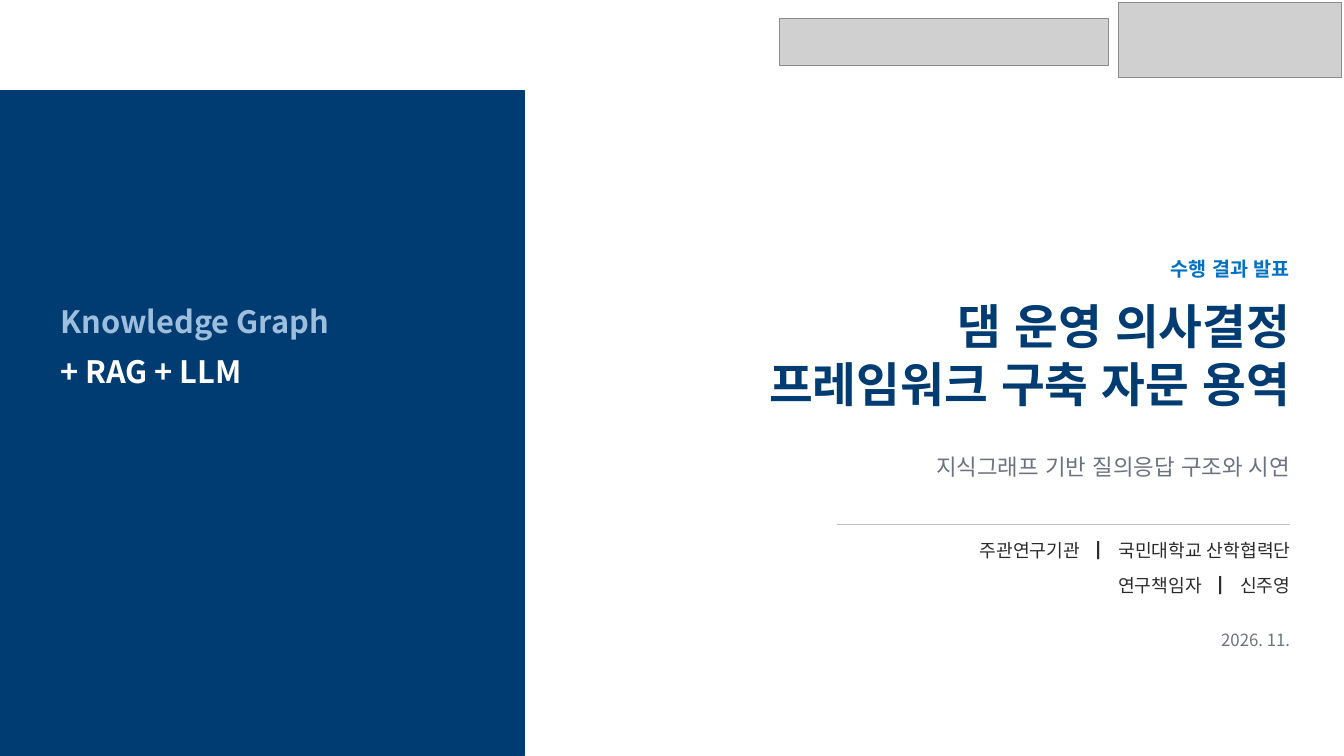
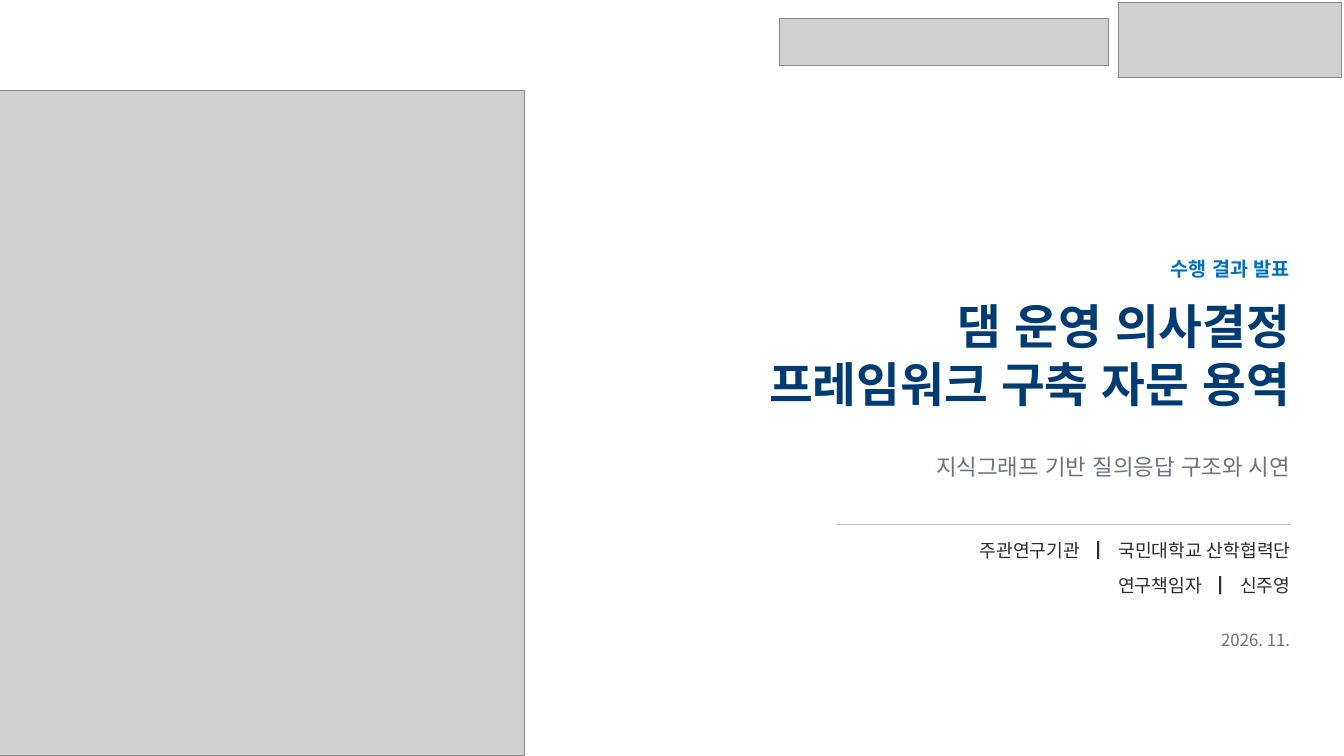
Before and after one commit to mkm1119/KGRAG-LLM, a slide deck: slide 1 of project_khnp/2026.11.26_한강수력본부_발표자료_초안.pptx. Drawn at 1344x756 pixels with LibreOffice and Linux fonts; fonts in the diff are those of the drawing; grey boxes stand for pictures. Boxes give left, top, right and bottom in pixels: in the first picture for what was removed or moved away, otherwise in the second. Text is boxed around its words. In the diff, an @@ line names an element or a change of style, - is before the commit and + after.

```diff
--- a/project_khnp/2026.11.26_한강수력본부_발표자료_초안.pptx
+++ b/project_khnp/2026.11.26_한강수력본부_발표자료_초안.pptx
@@ rounded rectangle removed at (x1=0, y1=91, x2=524, y2=756) @@
@@ picture added at (x1=0, y1=91, x2=524, y2=756) @@
@@ text removed at (x1=60, y1=308, x2=329, y2=341) @@
-Knowledge Graph
@@ text removed at (x1=86, y1=359, x2=242, y2=384) @@
-+ RAG + LLM
```
Also in this commit, not shown: 12 other slides changed, 1 slide added, 1 slide removed, 3 other files.
